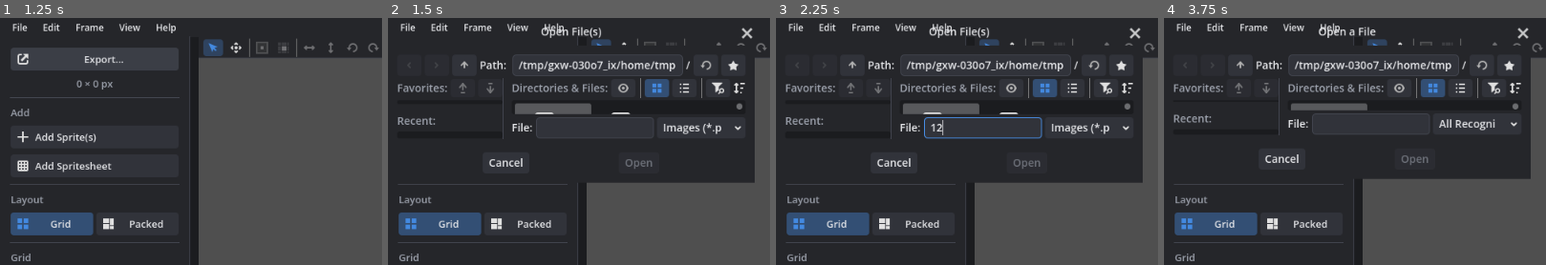
Above: before the commit, frames 1-4 (left to right).
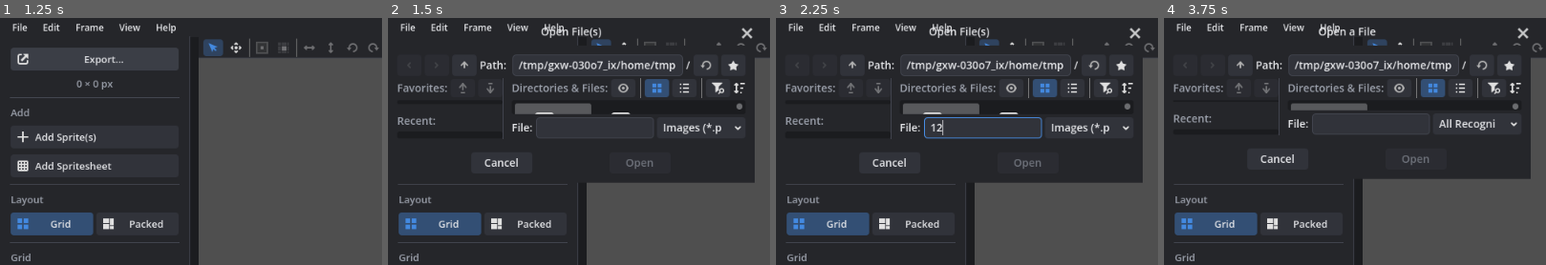
Above: after the commit, the same moments.

Repository: caleb-tognoli/spritesheetbelli
Game: Godot game, scene res://ui/main/main.tscn
Two runs of this game, one before a commit and one after it. Both use one fixed random seed, a clock stepped at 60 frames per second and the inputs below.
Inputs (mouse positions are % of the whole screen's width and height, from its top left):
- Up to frame 1 (1.25 s): click "Export…" at 0.5 s
- Up to frame 2 (1.5 s): click "Add Sprite(s)" at 1.25 s
- Up to frame 3 (2.25 s): click (27, 22) at 2.02 s; type "12" at 2.1 s
- Up to frame 4 (3.75 s): click "Cancel" at 2.75 s; click "Add Spritesheet" at 3.5 s
The pictures show only the part of the screen within x 0-50%, y 0-50%; the shares and areas given below are measured in that part.

Frame 1 is identical in both runs. In frame 2, 0.3% of the frame differs, in the area x 25-70%, y 56-62%; in frame 3, 0.3%; in frame 4, 0.3%.

Commit message:
Dialog buttons at the right, in the platform's order
- Every dialog's buttons sit together at the right, 80 px wide at least, instead of spread
  across it: Settings, Export, Animations, Add Spritesheet, the confirmations and messages,
  File Changed, Remove Background Colour, Add Outline, Name Row, About and Keyboard
  Shortcuts. OK comes before Cancel on Windows and after it on macOS and Linux, as Godot
  orders them
- Other buttons go left of the main two: Reset All… in Settings, Don't Save when closing
  with unsaved changes, Add selected frames in Add Spritesheet
- Add Spritesheet has a Cancel button, and Escape cancels it like the other dialogs; the
  "Keep the empty cells empty" option moves to the left of its buttons

Diff:
--- a/scripts/autoloaded/notify.gd
+++ b/scripts/autoloaded/notify.gd
@@ -16,6 +16,7 @@
 		dialog.dialog_autowrap = true
 		dialog.min_size = Vector2i(400, 0)
 		dialog.get_label().horizontal_alignment = HORIZONTAL_ALIGNMENT_CENTER
+		DialogButtons.apply(dialog)
 		add_child(dialog)
 		_return_when_hidden(dialog)
 	confirm_dialog.confirmed.connect(
--- a/scripts/ui/app_theme.gd
+++ b/scripts/ui/app_theme.gd
@@ -231,6 +231,8 @@
 	theme.set_stylebox("panel", "TooltipPanel", _box(p.raised, 4, Vector4(8, 6, 8, 6), p.border, 1))
 	theme.set_color("font_color", "TooltipLabel", p.text)
 	theme.set_stylebox("panel", "AcceptDialog", _box(p.surface, 0, Vector4(12, 12, 12, 12)))
+	# Dialog buttons as wide as each other, e.g. OK as Cancel (see DialogButtons)
+	theme.set_constant("buttons_min_width", "AcceptDialog", DialogButtons.MIN_WIDTH)
 	theme.set_stylebox(
 		"embedded_border", "Window", _box(p.surface, 6, Vector4(8, 32, 8, 8), p.border, 1)
 	)
--- /dev/null
+++ b/scripts/ui/dialog_buttons.gd
@@ -0,0 +1,51 @@
+class_name DialogButtons
+## Lays out the buttons of every dialog the same way: at the right, at least
+## [constant MIN_WIDTH] wide (the theme's [code]buttons_min_width[/code]), in the order
+## [AcceptDialog] puts them for the platform. OK comes before Cancel on Windows and after
+## it elsewhere (the [code]gui/common/swap_cancel_ok[/code] project setting can change
+## that), and other buttons go to the left of the two.
+
+const MIN_WIDTH := 80
+
+
+## Moves the buttons of [param dialog] to the right, also ones added or shown later.
+## Other buttons are added with [code]add_button(text, false)[/code], to go on the left.
+static func apply(dialog: AcceptDialog) -> void:
+	var row := dialog.get_ok_button().get_parent() as HBoxContainer
+	row.alignment = BoxContainer.ALIGNMENT_END
+	_hide_spacers(row)
+	row.child_order_changed.connect(_hide_spacers.bind(row))
+
+
+## Puts [param ok] and [param cancel] at the end of [param row] in the order dialogs have
+## them, [param others] before them, as wide and as far apart as a dialog's buttons, for
+## windows that aren't an [AcceptDialog]
+static func arrange(row: HBoxContainer, ok: Button, cancel: Button, others: Array[Button]) -> void:
+	var buttons := others.duplicate()
+	buttons.append_array([ok, cancel] if is_cancel_last() else [cancel, ok])
+	for button: Button in buttons:
+		button.custom_minimum_size.x = MIN_WIDTH
+		row.move_child(button, -1)
+	row.add_theme_constant_override(
+		"separation", row.get_theme_constant(&"buttons_separation", &"AcceptDialog")
+	)
+
+
+## Whether Cancel is right of OK, found from a dialog Godot lays out
+static func is_cancel_last() -> bool:
+	var dialog := ConfirmationDialog.new()
+	var last := dialog.get_cancel_button().get_index() > dialog.get_ok_button().get_index()
+	dialog.free()
+	return last
+
+
+## Godot spreads the buttons out with a spacer beside each, shown along with its button.
+## Kept hidden, they leave the buttons together.
+static func _hide_spacers(row: HBoxContainer) -> void:
+	for child in row.get_children():
+		var spacer := child as Control
+		if spacer is Button or spacer == null:
+			continue
+		if not spacer.visibility_changed.is_connected(spacer.hide):
+			spacer.hide()
+			spacer.visibility_changed.connect(spacer.hide)
--- a/scripts/ui/shortcuts_dialog.gd
+++ b/scripts/ui/shortcuts_dialog.gd
@@ -7,6 +7,7 @@
 
 func _init() -> void:
 	title = "Keyboard Shortcuts"
+	DialogButtons.apply(self)
 	var scroll := ScrollContainer.new()
 	scroll.custom_minimum_size = Vector2(360, 420)
 	scroll.horizontal_scroll_mode = ScrollContainer.SCROLL_MODE_DISABLED
--- /dev/null
+++ b/tests/unit/test_dialog_buttons.gd
@@ -0,0 +1,84 @@
+extends "res://tests/test_case.gd"
+
+
+## The visible buttons of [param dialog]'s row, and whether anything else shows between
+## them
+static func visible_row(dialog: AcceptDialog) -> Array[Control]:
+	var shown: Array[Control] = []
+	for child in dialog.get_ok_button().get_parent().get_children():
+		if child is Control and (child as Control).visible:
+			shown.append(child)
+	return shown
+
+
+## OK and Cancel in the platform's order
+static func pair(ok: Control, cancel: Control) -> Array[Control]:
+	return [ok, cancel] if DialogButtons.is_cancel_last() else [cancel, ok]
+
+
+func test_buttons_are_together_at_the_right_in_the_platform_order() -> void:
+	var dialog := ConfirmationDialog.new()
+	DialogButtons.apply(dialog)
+	var extra := dialog.add_button("Extra", false, "extra")
+	add_child(dialog)
+	var row := dialog.get_ok_button().get_parent() as HBoxContainer
+	assert_eq(row.alignment, BoxContainer.ALIGNMENT_END)
+	var expected: Array[Control] = [extra]
+	expected.append_array(pair(dialog.get_ok_button(), dialog.get_cancel_button()))
+	assert_eq(visible_row(dialog), expected, "no spacers between them, other buttons first")
+	extra.hide()
+	extra.show()
+	assert_eq(visible_row(dialog), expected, "the spacers stay hidden")
+	dialog.popup_centered()
+	await get_tree().process_frame
+	for button: Button in [extra, dialog.get_ok_button(), dialog.get_cancel_button()]:
+		assert_eq(button.custom_minimum_size.x, DialogButtons.MIN_WIDTH, "from the theme")
+	var cancel_or_ok := expected[-1] as Button
+	assert_eq(cancel_or_ok.get_rect().end.x, row.size.x, "at the right")
+	dialog.free()
+
+
+func test_every_dialog_has_its_buttons_at_the_right() -> void:
+	var main: Control = load("res://ui/main/main.tscn").instantiate()
+	add_child(main)
+	await get_tree().process_frame
+	var dialogs := main.find_children("*", "AcceptDialog", true, false)
+	dialogs.append_array(Notify.find_children("*", "AcceptDialog", true, false))
+	var checked := 0
+	for dialog: AcceptDialog in dialogs:
+		# The system's own file dialogs, the ones inside Godot's controls, and Edit
+		# Animation's, which is going away
+		var internal := not dialog in dialog.get_parent().get_children()
+		if dialog is FileDialog or internal or dialog.get_parent() is AnimationFramesEditor:
+			continue
+		checked += 1
+		var row := dialog.get_ok_button().get_parent() as HBoxContainer
+		assert_eq(row.alignment, BoxContainer.ALIGNMENT_END, dialog.title)
+		for control in visible_row(dialog):
+			assert_true(control is Button, "%s: only buttons show" % dialog.title)
+	assert_true(checked >= 12, "found the dialogs")
+
+	var unsaved: ConfirmationDialog = main.files.unsaved_changes_dialog
+	var expected: Array[Control] = [visible_row(unsaved)[0]]
+	expected.append_array(pair(unsaved.get_ok_button(), unsaved.get_cancel_button()))
+	assert_eq(visible_row(unsaved), expected, "Don't Save goes left of Save and Cancel")
+	assert_eq((expected[0] as Button).text, "Don't Save")
+	main.queue_free()
+
+
+func test_add_spritesheet_buttons_are_in_the_dialog_order() -> void:
+	var window: AddSpritesheetWindow = (
+		load("res://ui/add_spritesheet/add_spritesheet_window.tscn").instantiate()
+	)
+	add_child(window)
+	var row := window.add_spritesheet_btn.get_parent()
+	var buttons: Array = [window.add_selected_frames_btn]
+	buttons.append_array(pair(window.add_spritesheet_btn, window.cancel_btn))
+	var last := Array(row.get_children().slice(row.get_child_count() - 3))
+	assert_eq(last, buttons, "at the end, the main two in the dialogs' order")
+	assert_eq(row.get_child(0), window.keep_empty_cells, "the option at the left")
+	var canceled := [0]
+	window.canceled.connect(func() -> void: canceled[0] += 1)
+	window.cancel_btn.pressed.emit()
+	assert_eq(canceled[0], 1, "Cancel cancels")
+	window.free()
--- a/ui/add_spritesheet/add_spritesheet_window.gd
+++ b/ui/add_spritesheet/add_spritesheet_window.gd
@@ -8,6 +8,7 @@
 @onready var preview_area: PreviewArea = %PreviewArea
 @onready var add_selected_frames_btn: Button = %AddSelectedFrames
 @onready var add_spritesheet_btn: Button = %AddSpritesheet
+@onready var cancel_btn: Button = %Cancel
 @onready var grid_columns: SpinBox = %GridColumns
 @onready var grid_rows: SpinBox = %GridRows
 @onready var offset_x: SpinBox = %OffsetX
@@ -53,6 +54,16 @@
 	add_selected_frames_btn.icon = preload("res://assets/icons/Add.svg")
 	add_spritesheet_btn.icon = preload("res://assets/icons/SpriteSheet.svg")
 	add_spritesheet_btn.pressed.connect(add_spritesheet_to_global)
+	cancel_btn.pressed.connect(close_requested.emit)
+	# Like a dialog's: Add Spritesheet where OK goes, Escape cancels
+	DialogButtons.arrange(
+		%Buttons as HBoxContainer, add_spritesheet_btn, cancel_btn, [add_selected_frames_btn]
+	)
+	window_input.connect(
+		func(event: InputEvent) -> void:
+			if event.is_action_pressed(&"ui_cancel") and not event.is_echo():
+				close_requested.emit()
+	)
 	keep_empty_cells.toggled.connect(
 		func(on: bool) -> void: Settings.set_value(&"keep_empty_cells", on)
 	)
--- a/ui/add_spritesheet/add_spritesheet_window.tscn
+++ b/ui/add_spritesheet/add_spritesheet_window.tscn
@@ -176,25 +176,28 @@
 theme_override_constants/margin_right = 10
 theme_override_constants/margin_bottom = 10
 
-[node name="HBoxContainer" type="HBoxContainer" parent="VBoxContainer/PanelContainer2/MarginContainer"]
-layout_mode = 2
-theme_override_constants/separation = 15
-alignment = 1
-
-[node name="AddSelectedFrames" type="Button" parent="VBoxContainer/PanelContainer2/MarginContainer/HBoxContainer"]
-unique_name_in_owner = true
-custom_minimum_size = Vector2(170, 0)
-layout_mode = 2
-text = "Add Selected Frames (0)"
-
-[node name="AddSpritesheet" type="Button" parent="VBoxContainer/PanelContainer2/MarginContainer/HBoxContainer"]
-unique_name_in_owner = true
-custom_minimum_size = Vector2(170, 0)
-layout_mode = 2
-text = "Add Spritesheet"
-
-[node name="KeepEmptyCells" type="CheckBox" parent="VBoxContainer/PanelContainer2/MarginContainer/HBoxContainer"]
-unique_name_in_owner = true
-layout_mode = 2
+[node name="Buttons" type="HBoxContainer" parent="VBoxContainer/PanelContainer2/MarginContainer"]
+unique_name_in_owner = true
+layout_mode = 2
+
+[node name="KeepEmptyCells" type="CheckBox" parent="VBoxContainer/PanelContainer2/MarginContainer/Buttons"]
+unique_name_in_owner = true
+layout_mode = 2
+size_flags_horizontal = 2
 tooltip_text = "Locks the empty cells of this sheet, so added sprites skip them. Click a locked cell to unlock it."
 text = "Keep the empty cells empty"
+
+[node name="AddSelectedFrames" type="Button" parent="VBoxContainer/PanelContainer2/MarginContainer/Buttons"]
+unique_name_in_owner = true
+layout_mode = 2
+text = "Add Selected Frames (0)"
+
+[node name="AddSpritesheet" type="Button" parent="VBoxContainer/PanelContainer2/MarginContainer/Buttons"]
+unique_name_in_owner = true
+layout_mode = 2
+text = "Add Spritesheet"
+
+[node name="Cancel" type="Button" parent="VBoxContainer/PanelContainer2/MarginContainer/Buttons"]
+unique_name_in_owner = true
+layout_mode = 2
+text = "Cancel"
--- a/ui/animation_preview/animation_window.gd
+++ b/ui/animation_preview/animation_window.gd
@@ -42,6 +42,7 @@
 func _init() -> void:
 	title = "Animations"
 	ok_button_text = "Close"
+	DialogButtons.apply(self)
 	min_size = Vector2i(720, 480)
 	var layout := HBoxContainer.new()
 	layout.add_theme_constant_override("separation", 16)
--- a/ui/main/about_dialog.gd
+++ b/ui/main/about_dialog.gd
@@ -7,6 +7,7 @@
 
 func _init() -> void:
 	title = "About spritesheetbelli"
+	DialogButtons.apply(self)
 	var box := VBoxContainer.new()
 	box.alignment = BoxContainer.ALIGNMENT_CENTER
 	box.add_theme_constant_override("separation", 8)
--- a/ui/main/color_key_dialog.gd
+++ b/ui/main/color_key_dialog.gd
@@ -12,6 +12,7 @@
 func _init() -> void:
 	title = "Remove Background Colour"
 	ok_button_text = "Remove"
+	DialogButtons.apply(self)
 	var grid := GridContainer.new()
 	grid.columns = 2
 	grid.add_theme_constant_override("h_separation", 16)
--- a/ui/main/export_dialog.gd
+++ b/ui/main/export_dialog.gd
@@ -103,6 +103,7 @@
 func _init() -> void:
 	title = "Export"
 	ok_button_text = "Export…"
+	DialogButtons.apply(self)
 	# Big enough for every export type, so it doesn't change size when switching
 	min_size = Vector2i(760, 470)
 	var layout := HBoxContainer.new()
--- a/ui/main/file_controller.gd
+++ b/ui/main/file_controller.gd
@@ -375,7 +375,8 @@
 func _create_unsaved_changes_dialog() -> void:
 	unsaved_changes_dialog.title = "Unsaved changes"
 	unsaved_changes_dialog.ok_button_text = "Save"
-	unsaved_changes_dialog.add_button("Don't Save", true, "discard")
+	DialogButtons.apply(unsaved_changes_dialog)
+	unsaved_changes_dialog.add_button("Don't Save", false, "discard")
 	add_child(unsaved_changes_dialog)
 	unsaved_changes_dialog.confirmed.connect(
 		func() -> void:
--- a/ui/main/outline_dialog.gd
+++ b/ui/main/outline_dialog.gd
@@ -13,6 +13,7 @@
 func _init() -> void:
 	title = "Add Outline"
 	ok_button_text = "Add"
+	DialogButtons.apply(self)
 	var grid := GridContainer.new()
 	grid.columns = 2
 	grid.add_theme_constant_override("h_separation", 16)
--- a/ui/main/reload_dialog.gd
+++ b/ui/main/reload_dialog.gd
@@ -22,6 +22,7 @@
 
 func _init() -> void:
 	title = "File Changed"
+	DialogButtons.apply(self)
 	dialog_hide_on_ok = true
 	var box := VBoxContainer.new()
 	box.add_theme_constant_override("separation", 12)
--- a/ui/main/row_name_dialog.gd
+++ b/ui/main/row_name_dialog.gd
@@ -10,6 +10,7 @@
 
 func _init() -> void:
 	ok_button_text = "Rename"
+	DialogButtons.apply(self)
 	line_edit.placeholder_text = "For example: walk"
 	line_edit.custom_minimum_size = Vector2(260, 0)
 	add_child(line_edit)
--- a/ui/settings/settings_window.gd
+++ b/ui/settings/settings_window.gd
@@ -116,8 +116,9 @@
 func _init() -> void:
 	title = "Settings"
 	ok_button_text = "Close"
+	DialogButtons.apply(self)
 	min_size = Vector2i(760, 500)
-	var reset := add_button("Reset All…", true, "reset")
+	var reset := add_button("Reset All…", false, "reset")
 	reset.tooltip_text = "Restore every setting to its default"
 	custom_action.connect(
 		func(_action: StringName) -> void:
Not shown, added: scripts/ui/dialog_buttons.gd.uid
Not shown, added: tests/unit/test_dialog_buttons.gd.uid
Not shown, changed: CHANGELOG.md
